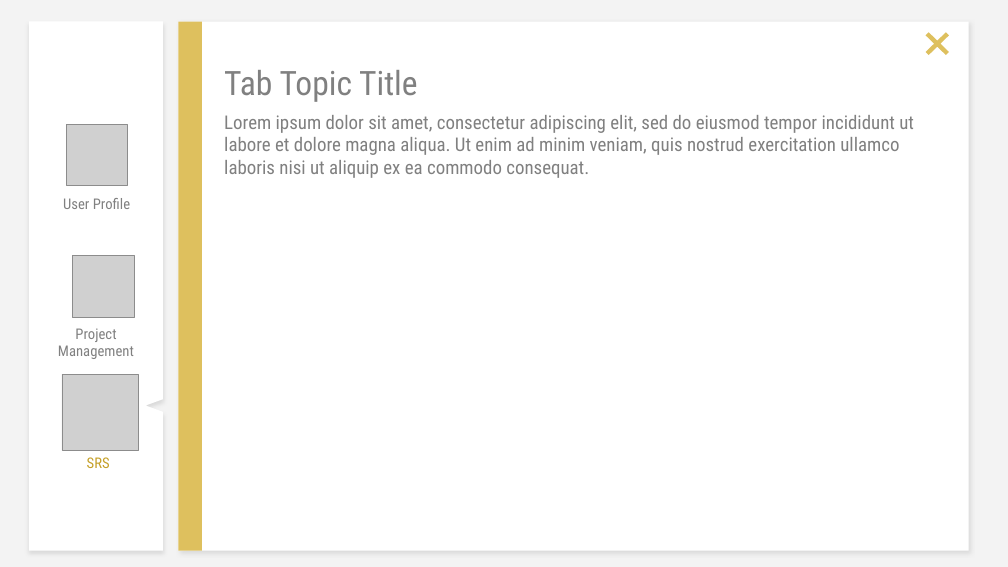
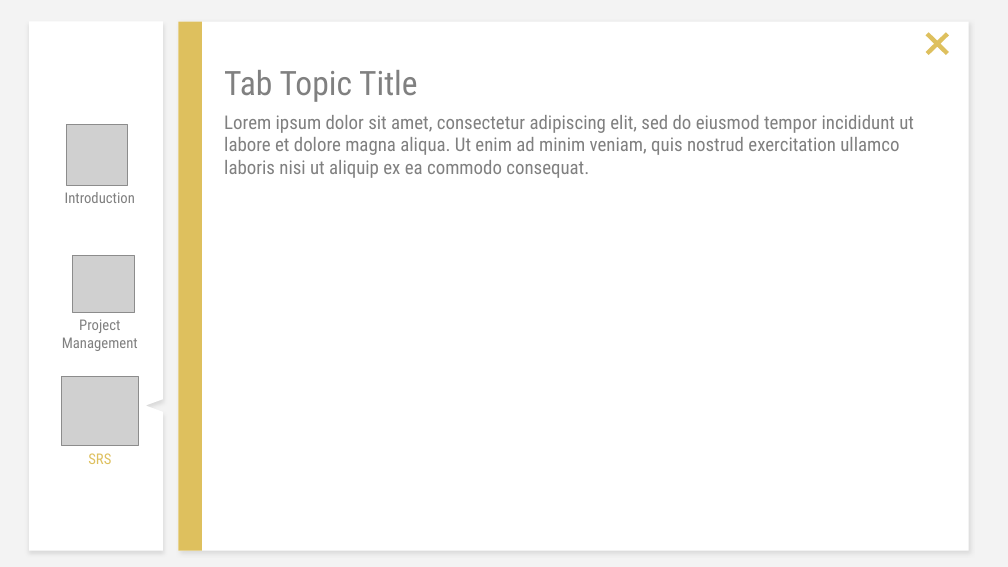
Before and after one commit to sangnvus/201609JS01, a slide deck: slide 6 of WIP/Users/NGHIADTSE03220/WingS_Slide_v1.0.pptx. Drawn at 1008x567 pixels with LibreOffice and Linux fonts; fonts in the diff are those of the drawing; grey boxes stand for pictures. Boxes give left, top, right and bottom in pixels: in the first picture for what was removed or moved away, otherwise in the second. Text is boxed around its words. In the diff, an @@ line names an element or a change of style, - is before the commit and + after.

Commit message:
update

```diff
--- a/WIP/Users/NGHIADTSE03220/WingS_Slide_v1.0.pptx
+++ b/WIP/Users/NGHIADTSE03220/WingS_Slide_v1.0.pptx
@@ text removed at [63,198,130,209] @@
-User Profile
@@ text added at [65,192,135,203], 14 pt, text #7F7F7F @@
+Introduction
@@ picture: place and size @@
-picture at [73,255,135,317]
+picture at [73,255,135,312]
@@ text "Project Management": place and size @@
-text "Project Management" at [58,328,134,359]
+text "Project Management" at [62,319,138,351]
@@ picture: place and size @@
-picture at [62,374,138,451]
+picture at [62,376,138,445]
@@ text "SRS" at [88,453,111,464]: text colour #C5A028 to #DEC05E @@
```
Also in this commit, not shown: 2 other slides changed, 3 slides added.
